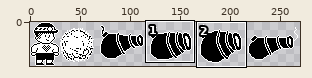
Edited in one commit: pixel-art file (image-edits/aseprite/cannon.aseprite). Above: a wide view before the commit, with the close-up outlined.
Close-up. The starting point:
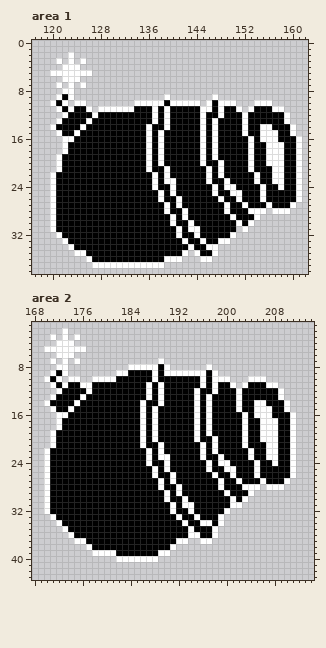
270x44 pixels, 1 frame. Colours within 5 levels of each other are drawn and written as one. Shown: area 1: x 117..162, y 0..38; area 2: x 168..214, y 1..43.
New version:
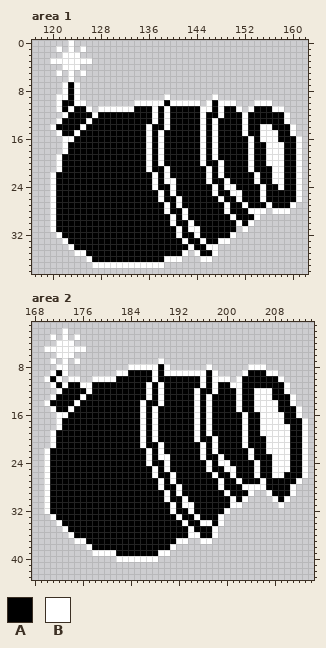
Palette (. is transparent): A #000000  B #ffffff
From the commit log: Update cannon.aseprite improved cannon animation frames
What changed:
{"where": "area 1, layer \"prep cannon\""}
{"y":0,"x":123,"old":".","new":"B"}
{"y":1,"x":121,"old":".","new":"B"}
{"y":1,"x":123,"old":".","new":"B"}
{"y":1,"x":125,"old":".","new":"B"}
{"y":2,"x":122,"old":".","new":"B"}
{"y":2,"x":124,"old":".","new":"B"}
{"y":3,"x":120,"old":".","new":"B"}
{"y":3,"x":122,"old":".","new":"B"}
{"y":3,"x":124,"old":".","new":"B"}
{"y":3,"x":126,"old":".","new":"B"}
{"y":5,"x":120,"old":"B","new":"."}
{"y":5,"x":122,"old":"B","new":"."}
{"y":5,"x":124,"old":"B","new":"."}
{"y":5,"x":126,"old":"B","new":"."}
{"y":6,"x":122,"old":"B","new":"."}
{"y":6,"x":124,"old":"B","new":"."}
{"y":7,"x":121,"old":"B.B.B","new":".BAB."}
{"y":8,"x":123,"old":"B.","new":"AB"}
{"y":9,"x":122,"old":"AB.","new":"BAB"}
{"y":10,"x":120,"old":"BAB.","new":".BAA"}
{"where": "area 2, layer \"firing cannon\""}
{"y":8,"x":204,"old":"...","new":"BBB"}
{"y":9,"x":203,"old":"......","new":"BAAABB"}
{"y":10,"x":202,"old":"..BBB...","new":"BAAAAAAB"}
{"y":11,"x":202,"old":".B","new":"BA"}
{"y":11,"x":207,"old":"BB..","new":"AAAB"}
{"y":12,"x":205,"old":"AAA","new":"BBB"}
{"y":12,"x":209,"old":"B.","new":"AB"}
{"y":13,"x":205,"old":"AAA","new":"BBB"}
{"y":13,"x":209,"old":"B..","new":"AAB"}
{"y":14,"x":207,"old":"AA","new":"BB"}
{"y":14,"x":210,"old":"B.","new":"AB"}
{"y":15,"x":208,"old":"A","new":"B"}
{"y":15,"x":210,"old":"B..","new":"AAB"}
{"y":16,"x":205,"old":"B","new":"A"}
{"y":16,"x":208,"old":"AA","new":"BB"}
{"y":16,"x":211,"old":"B.","new":"AB"}
{"y":17,"x":209,"old":"A","new":"B"}
{"y":17,"x":211,"old":"B..","new":"AAB"}
{"y":18,"x":209,"old":"AAB..","new":"BBAAB"}
{"y":19,"x":209,"old":"AAB..","new":"BBAAB"}
{"y":20,"x":206,"old":"B","new":"A"}
{"y":20,"x":209,"old":"AAB..","new":"BBAAB"}
{"y":21,"x":209,"old":"AAB..","new":"BBAAB"}
{"y":22,"x":209,"old":"AAB..","new":"BBAAB"}
{"y":23,"x":207,"old":"B","new":"A"}
{"y":23,"x":209,"old":"AAB..","new":"BBAAB"}
{"y":24,"x":209,"old":"AAB..","new":"BBAAB"}
{"y":25,"x":208,"old":"AAAB..","new":"BBBAAB"}
{"y":26,"x":208,"old":"AA","new":"BB"}
{"y":26,"x":211,"old":"B..","new":"AAB"}
{"y":27,"x":210,"old":"B..","new":"AAB"}
{"y":28,"x":206,"old":".BBB..","new":"BAAAAB"}
{"y":29,"x":207,"old":".....","new":"BAAAB"}
{"y":30,"x":208,"old":"...","new":"BAB"}
{"y":31,"x":209,"old":".","new":"B"}
{"label":"changed","picture_box":[50,40,92,106]}
{"label":"changed","picture_box":[236,364,308,508]}
